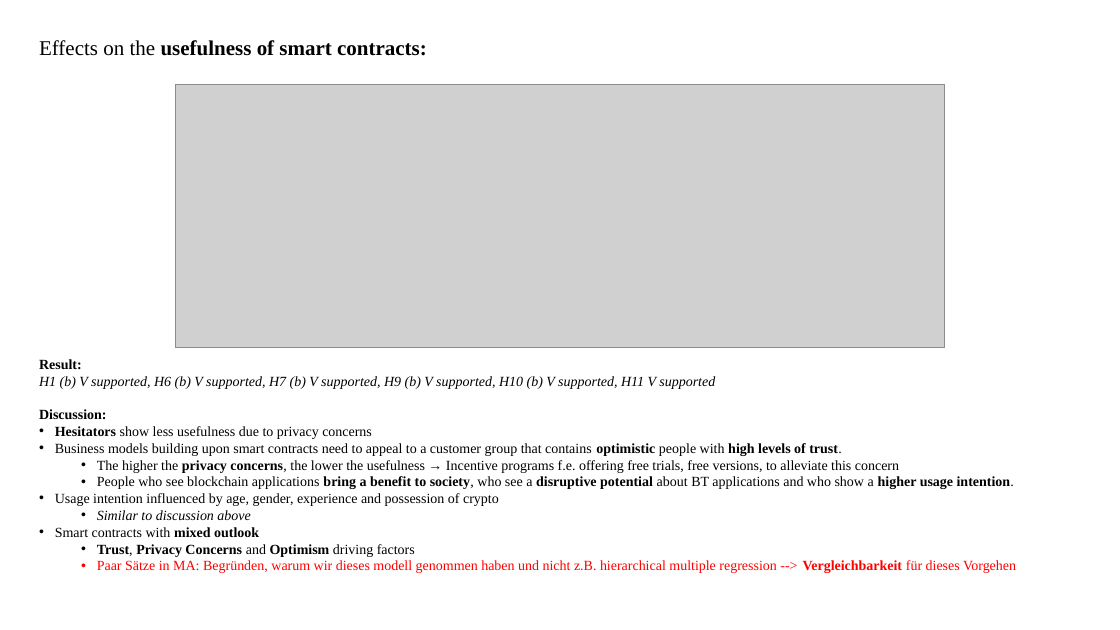
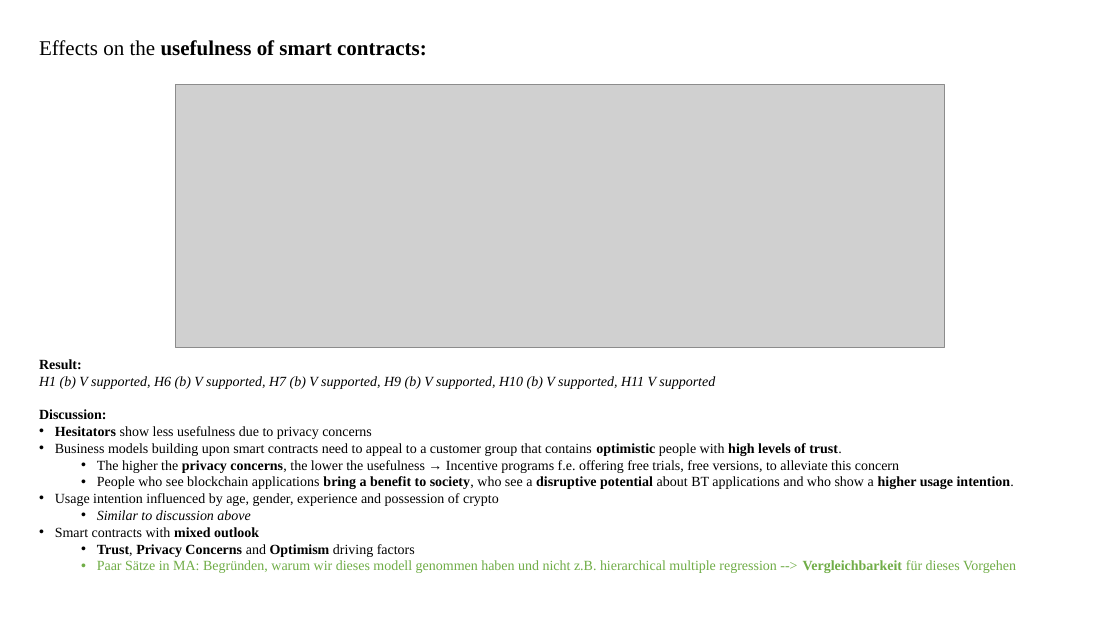
Before and after one commit to Kealy12/MA, a slide deck: slide 20 of 10_Forschungsmodell/MA_Forschungsmodell_Hypothesen.pptx (slide 19 before the commit). Drawn at 1120x630 pixels with LibreOffice and Linux fonts; fonts in the diff are those of the drawing; grey boxes stand for pictures. Boxes give left, top, right and bottom in pixels: in the first picture for what was removed or moved away, otherwise in the second. Text is boxed around its words. In the diff, an @@ line names an element or a change of style, - is before the commit and + after.

Commit message:
regression outputs

```diff
--- a/10_Forschungsmodell/MA_Forschungsmodell_Hypothesen.pptx
+++ b/10_Forschungsmodell/MA_Forschungsmodell_Hypothesen.pptx
@@ text at [97, 560, 1016, 573]: text colour #FF0000 to #70AD47 in "Paar Sätze in MA: Begründen, warum wir ..." @@
```
Also in this commit, not shown: 2 other slides changed, 1 slide added, 24 other files.
